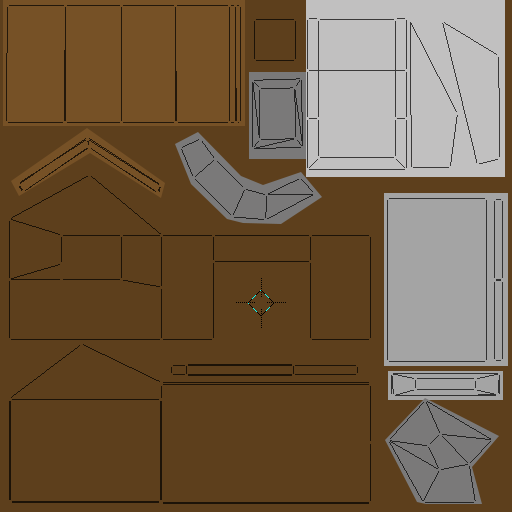
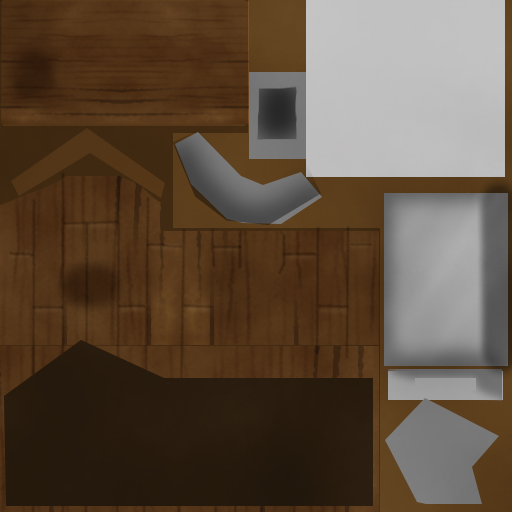
Layers edited between the first and the second w=512, h=512 image:
hid "uv" over [6, 5, 503, 504]
added layer "overall_noise copy" (soft light, 50%) above "shadow_roof" over [0, 0, 512, 512]
added layer "shadow_roof" (soft light, 42%) above "shadow" over [0, 39, 66, 111]
added layer "shadow" (soft light, 58%) above "collection_light #1" over [49, 253, 133, 319]
added layer "collection_light #1" (hard light, 69%) above "collection_light copy" over [257, 86, 298, 140]
added layer "collection_light copy" (hard light, 49%) above "door_light #3" over [172, 129, 321, 225]
added layer "door_light #3" (soft light, 45%) above "door_light #2" over [384, 193, 507, 387]
added layer "door_light #2" (soft light, 29%) above "door_light #1" over [323, 136, 512, 426]
added layer "door_light #1" (hard light, 39%) above "door_light copy" over [384, 193, 507, 366]
added layer "door_light copy" (hard light, 46%) above "door_handle copy" over [476, 174, 512, 382]
added layer "door_handle copy" above "inside copy #1" over [388, 369, 502, 401]
added layer "inside copy #1" (saturation) above "inside copy" over [4, 340, 373, 506]
added layer "inside copy" (soft light) above "dark" over [4, 340, 373, 506]
added layer "pattern_light" (soft light, 36%) above "pattern_h" over [5, 219, 375, 471]
added layer "pattern_h" (soft light, 40%) above "pattern_v" over [8, 219, 373, 464]
added layer "pattern_v" (soft light, 40%) above "dark #2" over [30, 171, 351, 512]
added layer "dark #2" (saturation, 11%) above "dark #1" over [0, 0, 380, 512]
added layer "dark #1" (soft light, 32%) above "wood copy" over [0, 0, 380, 512]
added layer "wood copy_m2_m25_m20 copy" above "roof" over [0, 1, 379, 512]
